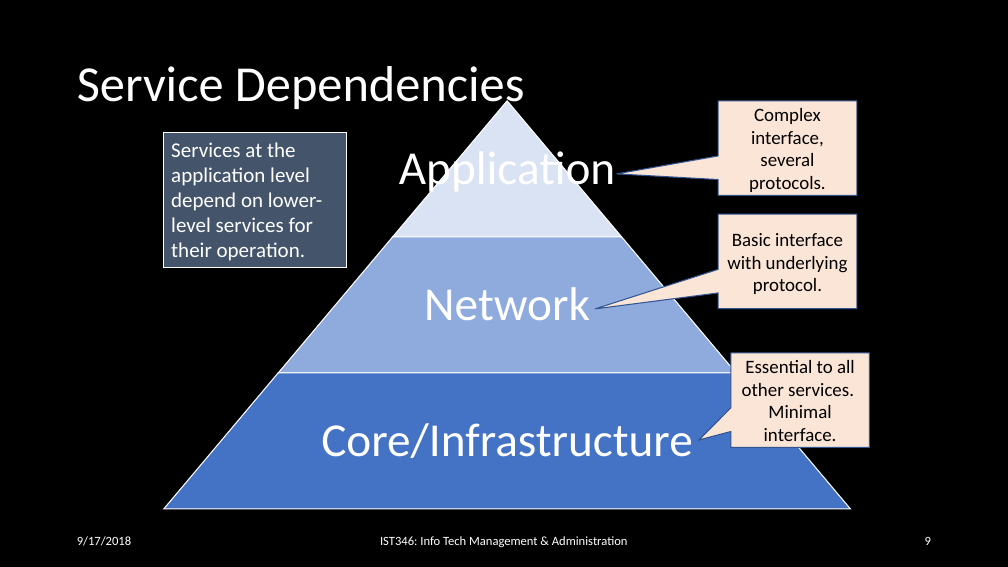
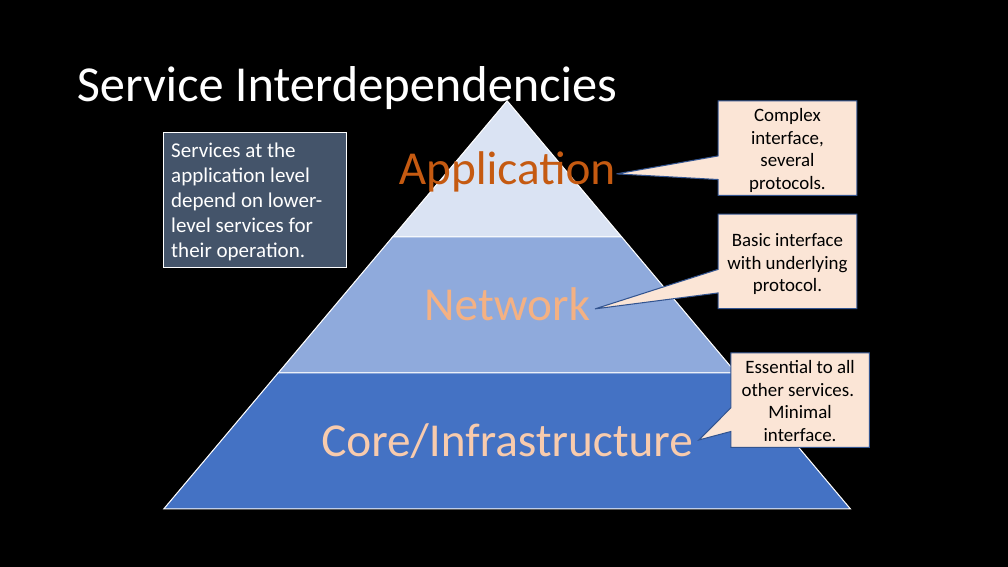
Before and after one commit to orstewar/ist346-content, a slide deck: slide 8 of content/10-services-monitoring-logging.pptx (slide 9 before the commit). Drawn at 1008x567 pixels with LibreOffice and Linux fonts; fonts in the diff are those of the drawing. Boxes give left, top, right and bottom in pixels: in the first picture for what was removed or moved away, otherwise in the second. Text is boxed around its words. In the diff, an @@ line names an element or a change of style, - is before the commit and + after.

```diff
--- a/content/10-services-monitoring-logging.pptx
+++ b/content/10-services-monitoring-logging.pptx
@@ title at bbox=[77, 66, 617, 112]: text changed @@
-Service Dependencies
+Service Interdependencies
@@ text "Application" at bbox=[399, 144, 615, 196]: text colour #FFFFFF to #C55A11 @@
@@ text removed at bbox=[424, 287, 590, 320] @@
-Network
@@ text "Core/Infrastructure" at bbox=[321, 423, 693, 458]: text colour #FFFFFF to #F8CBAD @@
@@ text removed at bbox=[77, 536, 131, 546] @@
-9/17/2018
@@ text removed at bbox=[380, 536, 628, 547] @@
-IST346: Info Tech Management & Administration
@@ page number removed at bbox=[925, 537, 931, 545] @@
-9
```
Also in this commit, not shown: 17 other slides changed, 1 slide removed, 2 other files.
